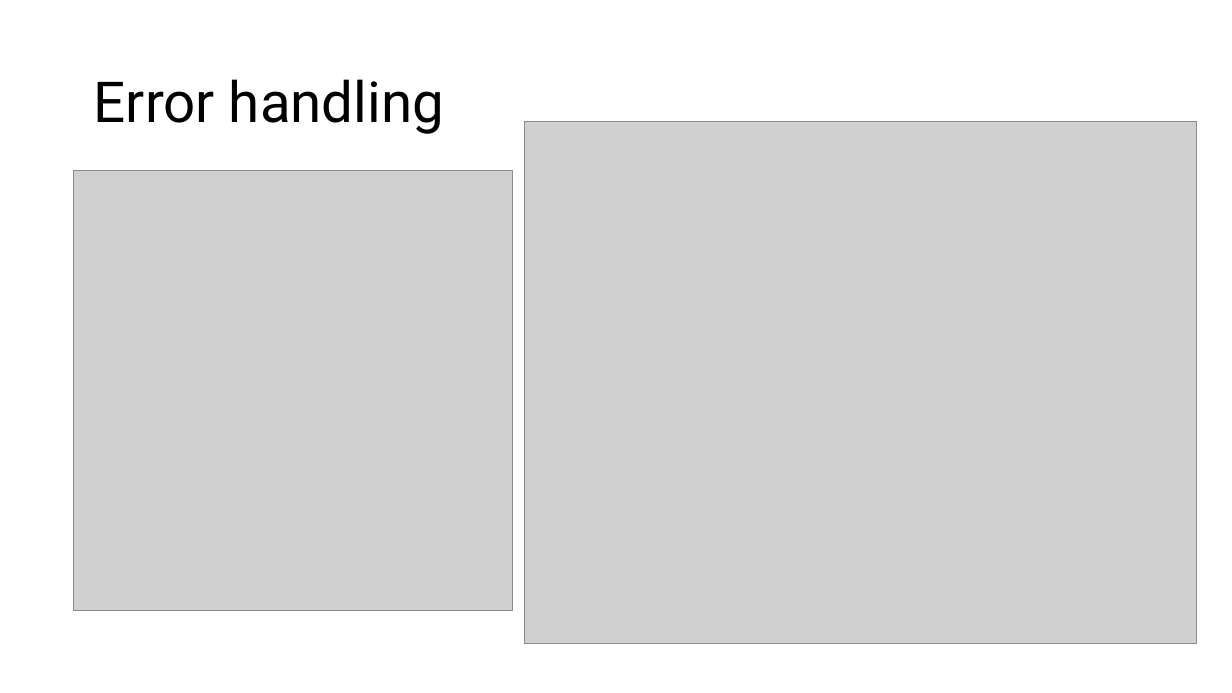
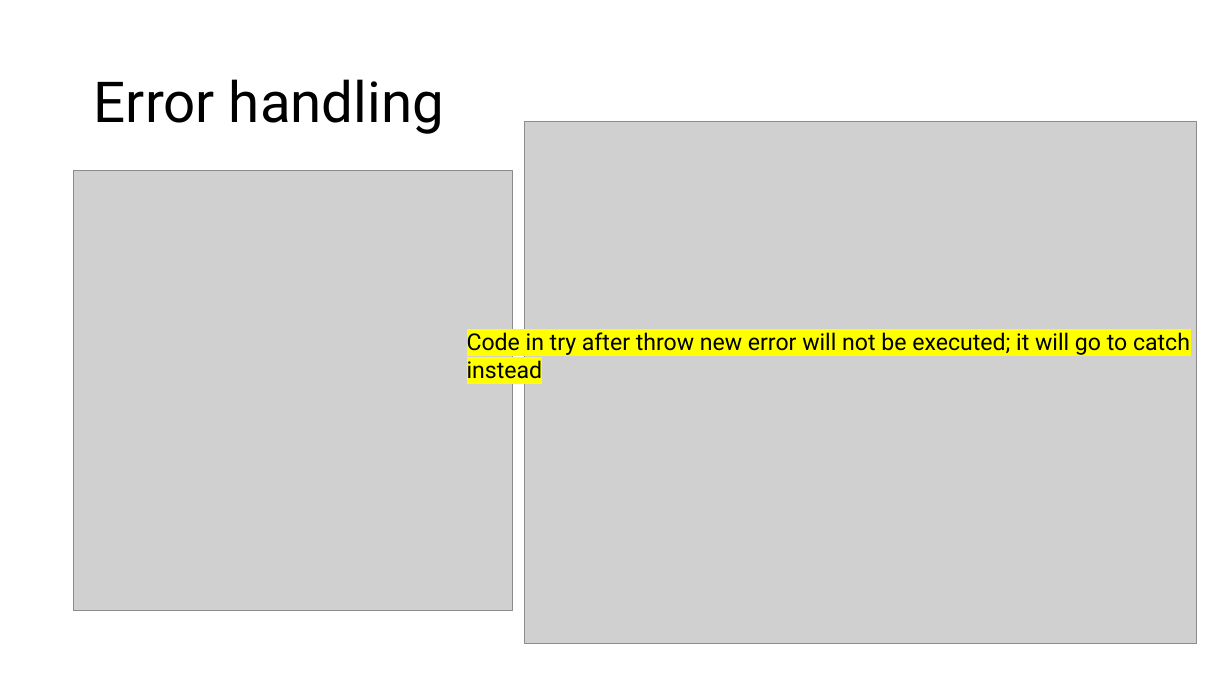
Before and after one commit to wujd0728/meta-frontend-coursera, a slide deck: slide 7 of introduction to JS/javascript basic.pptx. Drawn at 1232x693 pixels with LibreOffice and Linux fonts; fonts in the diff are those of the drawing; grey boxes stand for pictures. Boxes give left, top, right and bottom in pixels: in the first picture for what was removed or moved away, otherwise in the second. Text is boxed around its words. In the diff, an @@ line names an element or a change of style, - is before the commit and + after.

Commit message:
starting JS

```diff
--- a/introduction to JS/javascript basic.pptx
+++ b/introduction to JS/javascript basic.pptx
@@ text added at box(467, 332, 1190, 355), 18 pt, text #000000 @@
+Code in try after throw new error will not be executed; it will go to catch instead
```
